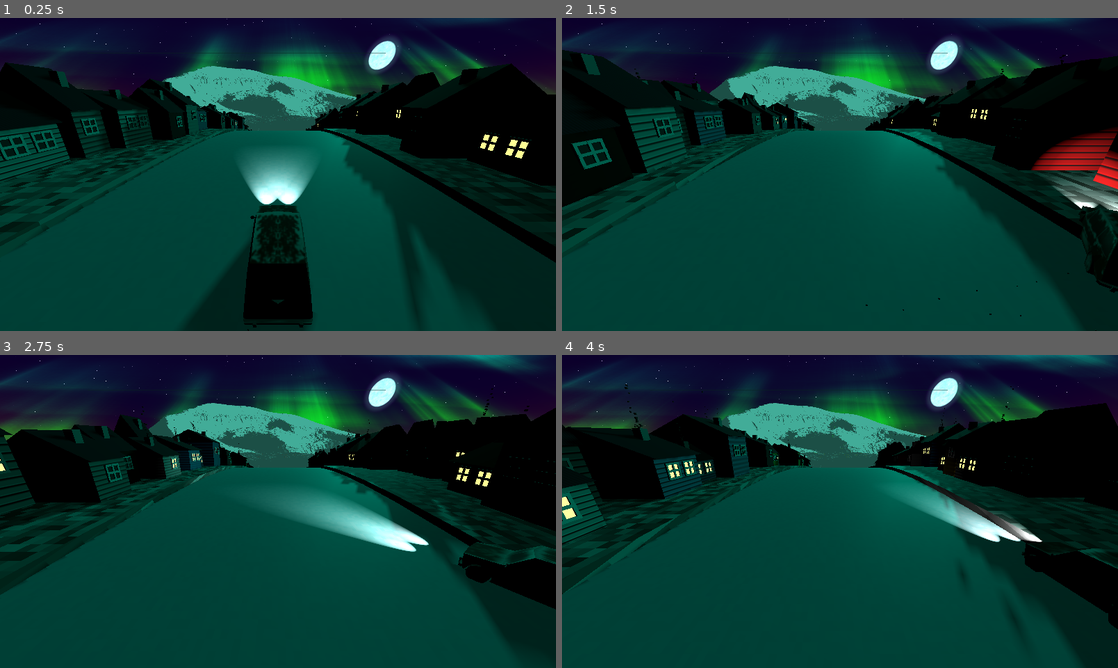
Above: before the commit, frames 1-4 (two rows, left to right).
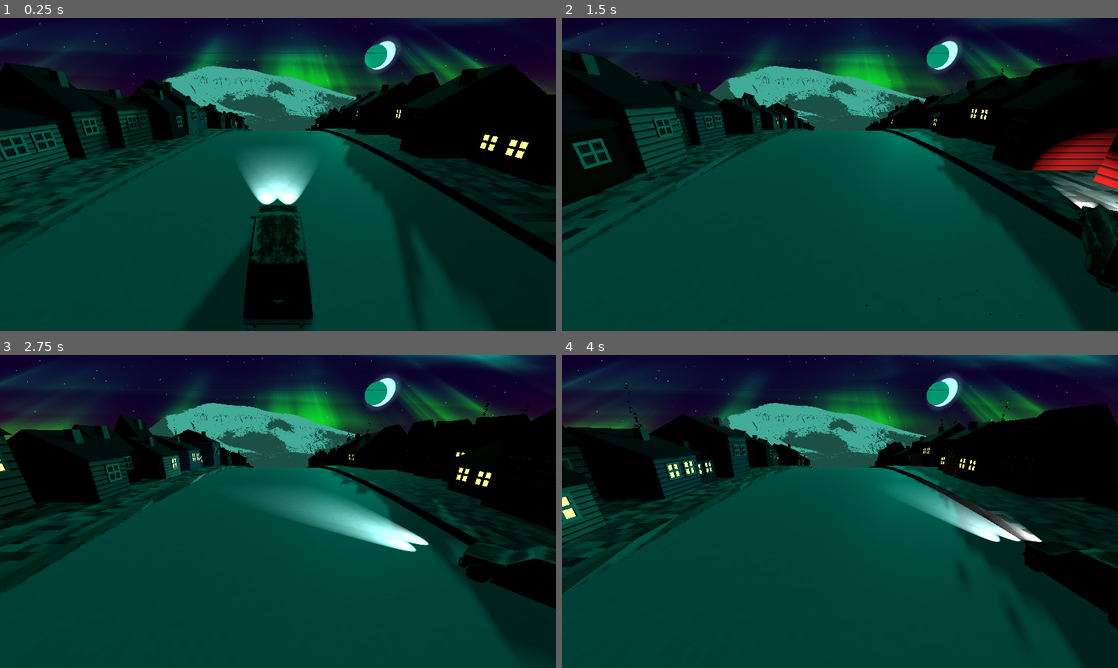
Above: after the commit, the same moments.

Repository: bjornarprytz/waves
Game: Godot game, scene res://main.tscn
Same seed, same stepped clock (60 frames per second), same inputs: the game is played once before the commit and once after it.
Inputs:
- Up to frame 1 (0.25 s): no input
- Up to frame 2 (1.5 s): hold Right (steer_right) 0.53-1.28 s; hold A (steer_left) from 1.28 s (still down)
- Up to frame 3 (2.75 s): release A (steer_left) at 2.03 s; hold Right (steer_right) from 2.03 s (still down)
- Up to frame 4 (4 s): release Right (steer_right) at 3.53 s; hold A (steer_left) from 3.53 s (still down)

The runs differ from the first frame. In frame 1, 0.2% of the frame differs, in the area x 65-70%, y 8-16%; in frame 2, 0.2%; in frame 3, 0.2%; in frame 4, 0.2%.

Commit message:
wip physical moon

Diff:
--- a/src/ground.gdshader
+++ b/src/ground.gdshader
@@ -33,7 +33,6 @@
     vec3 color = mix(snow_shadow, snow_color, variation);
 
     ALBEDO = color;
-    ROUGHNESS = 0.75
-    ;
+    ROUGHNESS = 0.75;
     METALLIC = 0.0;
 }
--- a/src/main.tscn
+++ b/src/main.tscn
@@ -7,6 +7,7 @@
 [ext_resource type="Shader" uid="uid://c8n24bpcms5uf" path="res://sky.gdshader" id="4_sky"]
 [ext_resource type="PackedScene" uid="uid://oyfamr18wj3p" path="res://aurora.tscn" id="5_aurora"]
 [ext_resource type="PackedScene" uid="uid://7wf22o12pssd" path="res://mountain.tscn" id="7_272bh"]
+[ext_resource type="AudioStream" uid="uid://dntxq22lnlcgt" path="res://assets/sound/bossfightfeeling - 02.04.2023, 12.26.wav" id="8_5vw27"]
 
 [sub_resource type="ShaderMaterial" id="ShaderMaterial_sky"]
 shader = ExtResource("4_sky")
@@ -38,6 +39,14 @@
 ambient_light_color = Color(0, 0.1871664, 0.1465011, 1)
 ambient_light_energy = 0.01
 
+[sub_resource type="StandardMaterial3D" id="StandardMaterial3D_5vw27"]
+albedo_color = Color(0, 0.54509807, 0.44313726, 1)
+emission_enabled = true
+emission = Color(0, 0.54509807, 0.44313726, 1)
+
+[sub_resource type="SphereMesh" id="SphereMesh_kek77"]
+material = SubResource("StandardMaterial3D_5vw27")
+
 [node name="Main" type="Node3D"]
 script = ExtResource("1_h2yge")
 
@@ -62,12 +71,20 @@
 
 [node name="CanvasLayer" type="CanvasLayer" parent="."]
 
-[node name="Moon" type="DirectionalLight3D" parent="."]
-transform = Transform3D(-0.92512363, -0.093173444, 0.3680557, -4.1320217e-08, 0.96941966, 0.24540879, -0.3796659, 0.2270335, -0.896833, 0, 0, -69.9392)
+[node name="Mountain" parent="." instance=ExtResource("7_272bh")]
+transform = Transform3D(1, 0, 0, 0, 1, 0, 0, 0, 1, -13.761629, 1.5240517, -78.004196)
+
+[node name="Music" type="AudioStreamPlayer" parent="."]
+stream = ExtResource("8_5vw27")
+autoplay = true
+
+[node name="Light" type="DirectionalLight3D" parent="."]
+transform = Transform3D(-0.9251237, -0.09317341, 0.36805564, -4.132022e-08, 0.9694197, 0.24540883, -0.37966594, 0.22703351, -0.89683306, 238.6495, 106.64763, -565.4971)
 light_color = Color(1.5883148e-06, 0.54654634, 0.44373995, 1)
 light_angular_distance = 14.15
 shadow_enabled = true
 shadow_opacity = 0.69
 
-[node name="Mountain" parent="." instance=ExtResource("7_272bh")]
-transform = Transform3D(1, 0, 0, 0, 1, 0, 0, 0, 1, -13.761629, 1.5240517, -78.004196)
+[node name="Moon" type="MeshInstance3D" parent="."]
+transform = Transform3D(50, 0, 0, 0, 50, 0, 0, 0, 50, 238.6495, 106.64763, -565.4971)
+mesh = SubResource("SphereMesh_kek77")
--- /dev/null
+++ b/src/moon.gdshader
@@ -0,0 +1,14 @@
+shader_type spatial;
+
+void vertex() {
+	// Called for every vertex the material is visible on.
+}
+
+void fragment() {
+	// Called for every pixel the material is visible on.
+}
+
+//void light() {
+//	// Called for every pixel for every light affecting the material.
+//	// Uncomment to replace the default light processing function with this one.
+//}
Not shown, added: src/assets/sound/bossfightfeeling - 02.04.2023, 12.26.wav.import
Not shown, added: src/assets/sound/mixtape1 - 02.04.2023, 12.27.wav.import
Not shown: 1 places in src/main.tscn that only renumber resources
Not shown, added: src/moon.gdshader.uid
Not shown, changed: readme.md
Not shown, added: src/assets/sound/bossfightfeeling - 02.04.2023, 12.26.wav
Not shown, added: src/assets/sound/mixtape1 - 02.04.2023, 12.27.wav
